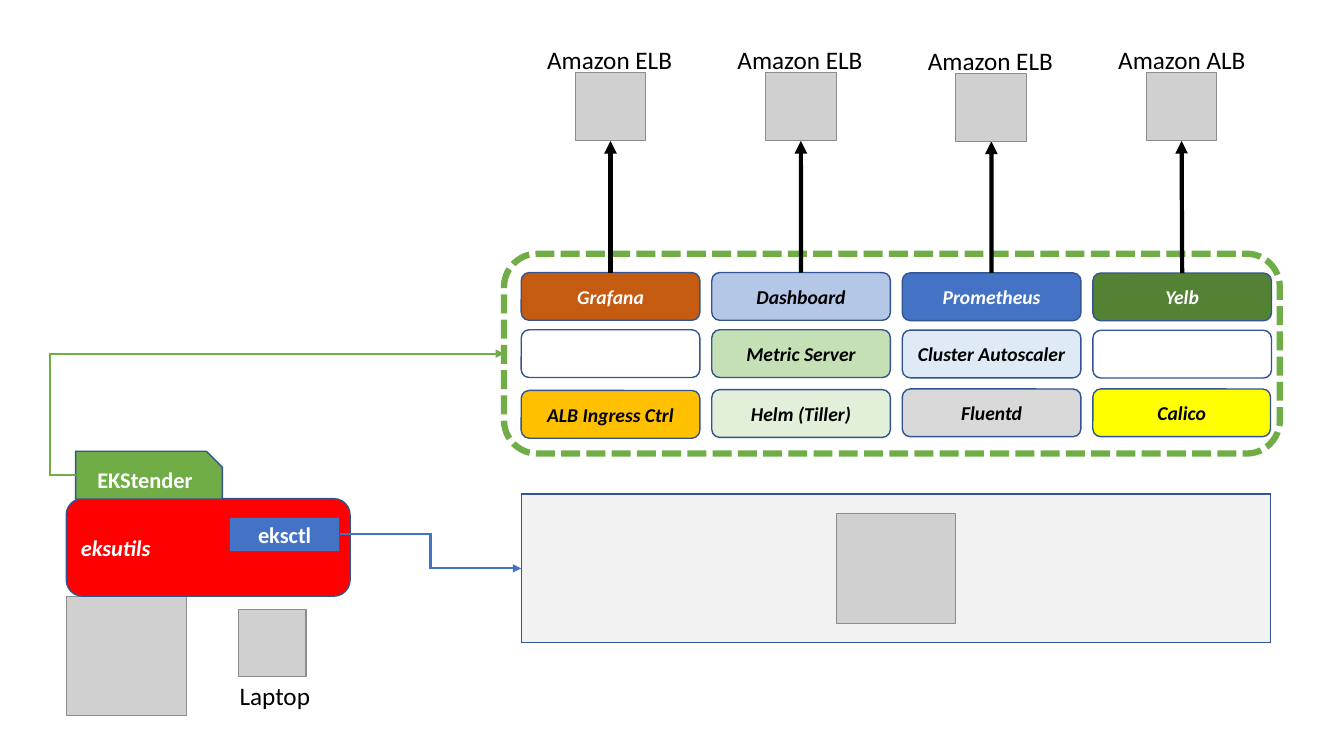
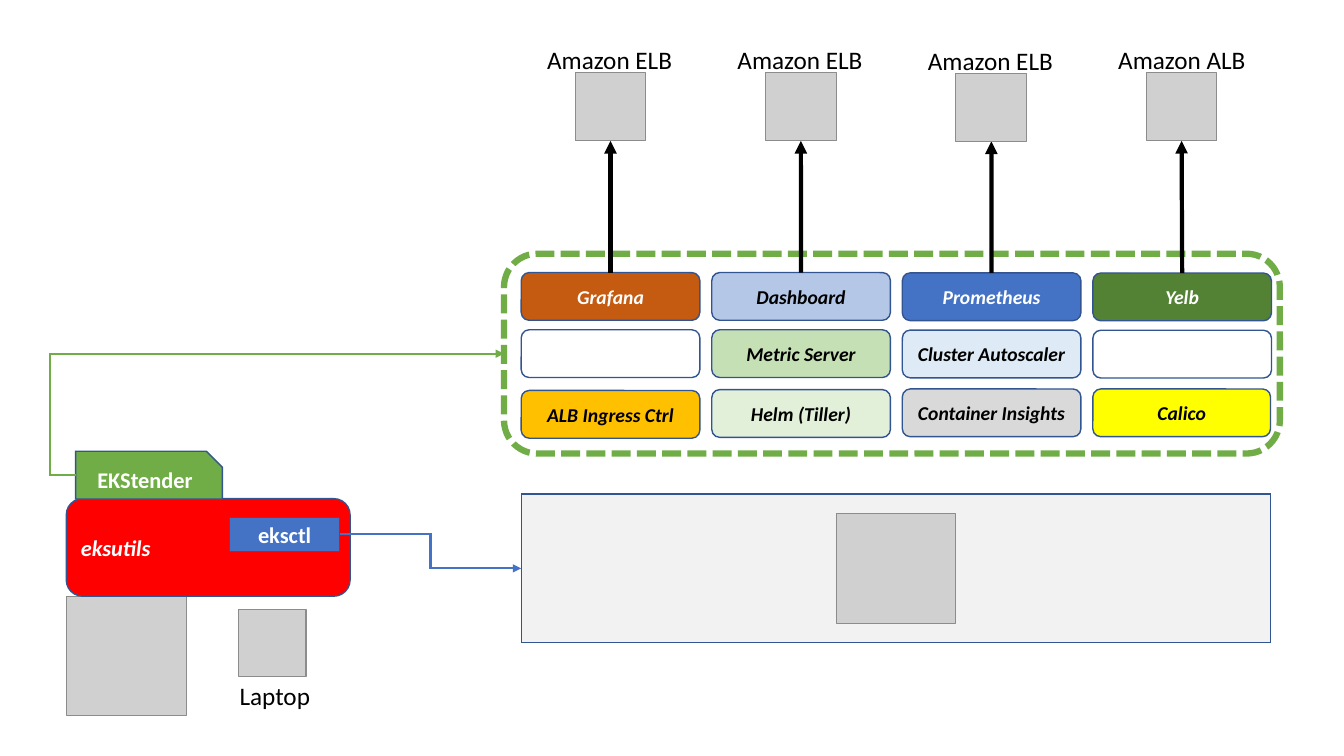
Before and after one commit to mreferre/ekstender, a slide deck: slide 1 of ekstender.pptx. Drawn at 1344x756 pixels with LibreOffice and Linux fonts; fonts in the diff are those of the drawing; grey boxes stand for pictures. Boxes give left, top, right and bottom in pixels: in the first picture for what was removed or moved away, otherwise in the second. Text is boxed around its words. In the diff, an @@ line names an element or a change of style, - is before the commit and + after.

Commit message:
Replaced the basic Fluentd logging module with CW Container Insights. Refactored the scripts for more consistent outcomes (both for setup and cleanup).

```diff
--- a/ekstender.pptx
+++ b/ekstender.pptx
@@ text in rounded rectangle at bbox=[918, 406, 1065, 424]: text changed @@
-Fluentd
+Container Insights
```
Also in this commit, not shown: 4 other files.
